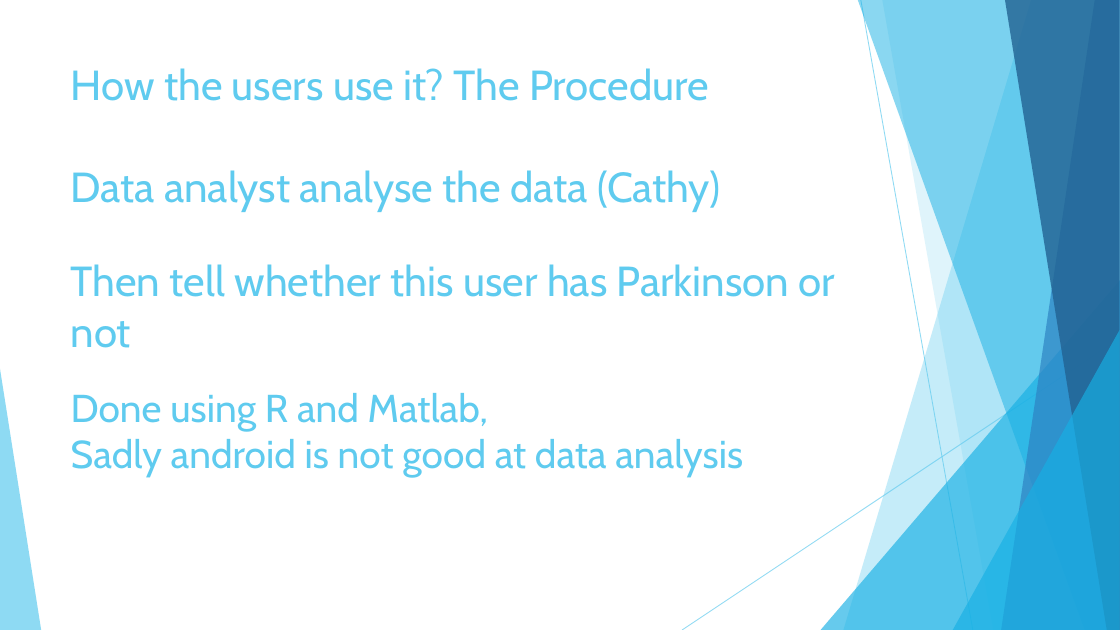
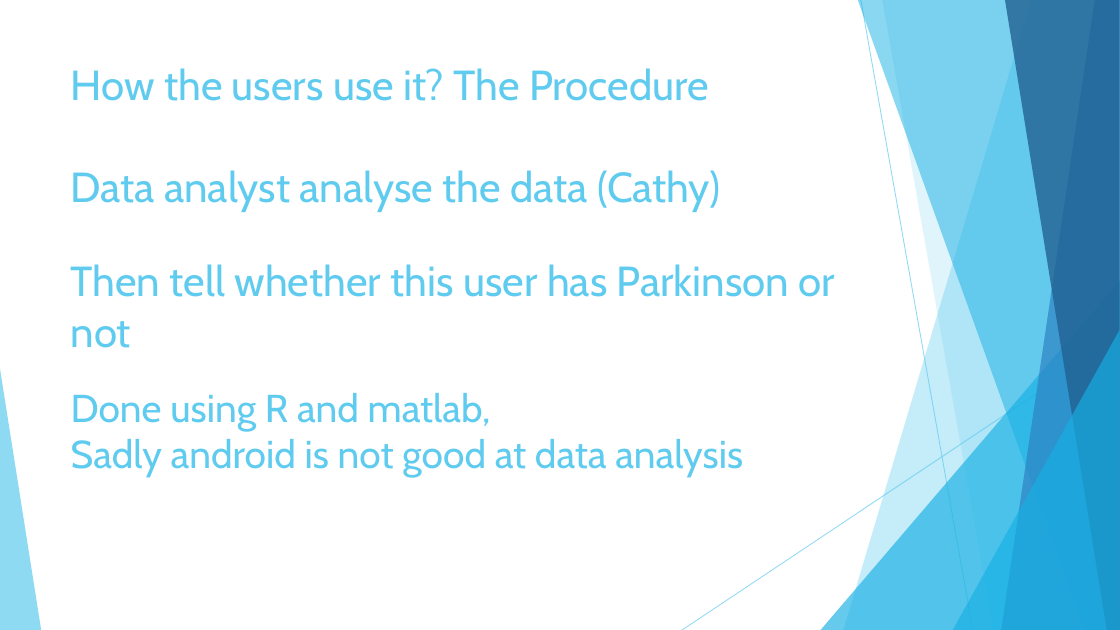
Before and after one commit to JiashuWu/NeuroGraph, a slide deck: slide 16 of Neurograph Project Presentation/Neurograph Presentation Jiashu Wu.pptx. Drawn at 1120x630 pixels with LibreOffice and Linux fonts; fonts in the diff are those of the drawing. Boxes give left, top, right and bottom in pixels: in the first picture for what was removed or moved away, otherwise in the second. Text is boxed around its words. In the diff, an @@ line names an element or a change of style, - is before the commit and + after.

```diff
--- a/Neurograph Project Presentation/Neurograph Presentation Jiashu Wu.pptx
+++ b/Neurograph Project Presentation/Neurograph Presentation Jiashu Wu.pptx
@@ text at box(71, 393, 491, 431): text changed @@
-Done using R and Matlab,
+Done using R and matlab,
```
Also in this commit, not shown: 14 other slides changed, 5 slides added, 1 other file.
